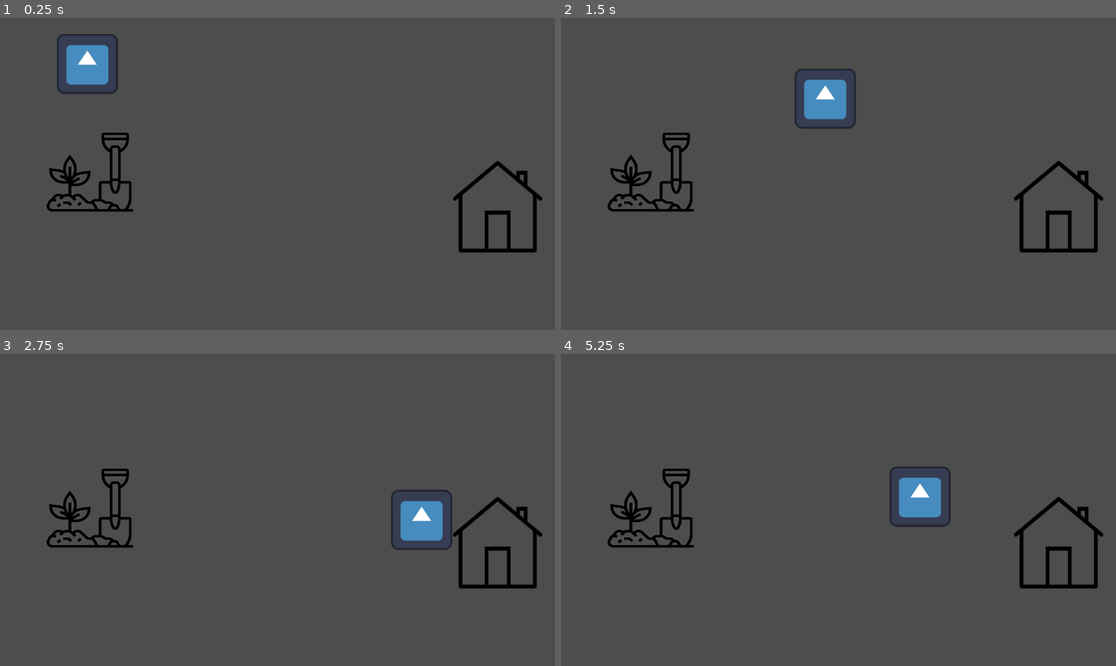
Above: before the commit, frames 1-4 (two rows, left to right).
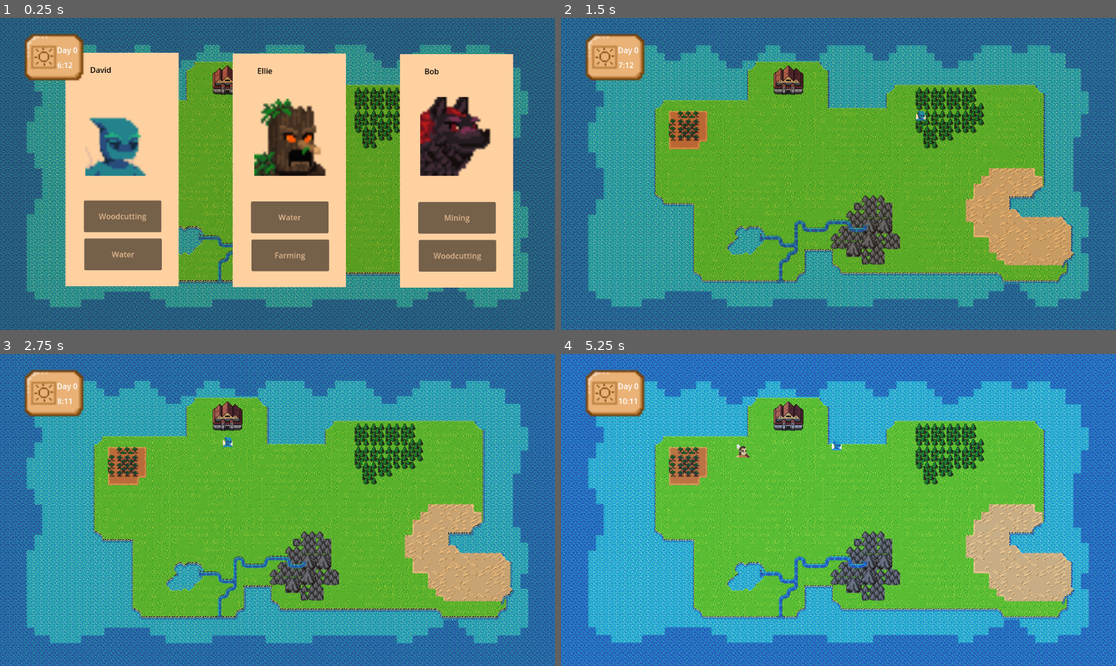
Above: after the commit, the same moments.

Repository: maxhoward/ludum-dare-56
Game: Godot game, scene res://scenes/sandbox/spawn_test_sandbox.tscn
Two runs of this game, one before a commit and one after it. Both use one fixed random seed, a clock stepped at 60 frames per second and the inputs below. Before the commit the project starts from res://scenes/world.tscn. The engine's default icon, where the game draws it, is replaced by a stand-in: a white triangle on a blue panel in a dark square.
Inputs (mouse positions are in pixels of both pictures, inside the frame that each line leads up to):
- Up to frame 1 (0.25 s): no input
- Up to frame 2 (1.5 s): click (683, 217) at 0.5 s, where only the run after the commit has a clickable "Woodcutting"
- Up to frame 3 (2.75 s): no input
- Up to frame 4 (5.25 s): click (683, 553) at 3.5 s, where only the run after the commit has a clickable "Farming"

The runs differ from the first frame. In frame 1, 100% of the frame differs, in the area x 0-100%, y 0-100%; in frame 2, 99%; in frame 3, 99%; in frame 4, 99%.

Commit message:
Linked character picker to spawner

Diff:
--- a/project.godot
+++ b/project.godot
@@ -11,7 +11,7 @@
 [application]
 
 config/name="Ludum Dare 56"
-run/main_scene="res://scenes/world.tscn"
+run/main_scene="res://scenes/sandbox/spawn_test_sandbox.tscn"
 config/features=PackedStringArray("4.3", "GL Compatibility")
 config/icon="res://assets/icon.svg"
 
--- /dev/null
+++ b/scenes/farmer.tscn
@@ -0,0 +1,28 @@
+[gd_scene load_steps=5 format=3 uid="uid://b7n064qn0rbdi"]
+
+[ext_resource type="Script" path="res://scripts/farmer.gd" id="1_dqb8i"]
+[ext_resource type="Script" path="res://scripts/task_behavior.gd" id="2_l06x3"]
+[ext_resource type="Texture2D" uid="uid://cb0mxgsc71vee" path="res://assets/HAS Creature Pack (v.1.4)/centaur/icon_centaur_1_32x32.png" id="3_60kao"]
+
+[sub_resource type="CircleShape2D" id="CircleShape2D_ecw55"]
+
+[node name="Farmer" type="CharacterBody2D"]
+position = Vector2(478, 225)
+scale = Vector2(0.795, 0.795)
+script = ExtResource("1_dqb8i")
+
+[node name="TaskBehavior" type="Node2D" parent="."]
+script = ExtResource("2_l06x3")
+
+[node name="NavigationAgent2D" type="NavigationAgent2D" parent="TaskBehavior"]
+
+[node name="CollisionShape2D" type="CollisionShape2D" parent="."]
+scale = Vector2(2.335, 2.335)
+shape = SubResource("CircleShape2D_ecw55")
+disabled = true
+
+[node name="Sprite2D" type="Sprite2D" parent="."]
+scale = Vector2(1.045, 1.045)
+texture = ExtResource("3_60kao")
+
+[connection signal="task_done" from="TaskBehavior" to="." method="_on_task_behavior_task_done"]
--- a/scenes/jobs_sandbox.tscn
+++ b/scenes/jobs_sandbox.tscn
@@ -1,11 +1,7 @@
-[gd_scene load_steps=7 format=3 uid="uid://2capsiggdf77"]
+[gd_scene load_steps=4 format=3 uid="uid://2capsiggdf77"]
 
 [ext_resource type="PackedScene" uid="uid://cxd8ul1lfhmqw" path="res://scenes/town3.tscn" id="1_5f2ru"]
-[ext_resource type="Script" path="res://scripts/farmer.gd" id="2_1d5yv"]
-[ext_resource type="Texture2D" uid="uid://dle2fcyw6esth" path="res://assets/icon.svg" id="2_71d3c"]
-[ext_resource type="Script" path="res://scripts/task_behavior.gd" id="3_qw21g"]
-
-[sub_resource type="CircleShape2D" id="CircleShape2D_ecw55"]
+[ext_resource type="PackedScene" uid="uid://b7n064qn0rbdi" path="res://scenes/farmer.tscn" id="2_10wh6"]
 
 [sub_resource type="NavigationPolygon" id="NavigationPolygon_jx4an"]
 vertices = PackedVector2Array(572.867, 88.9375, 1014.95, 139.039, 1058.89, 529.781, 834.773, 545.992, 224.383, 536.109, 142.602, 274.438, 363.102, 149.289, 415.883, 71.6016, 572.867, 88.9297, 196.602, 140.367)
@@ -17,26 +13,8 @@
 [node name="Town3" parent="." instance=ExtResource("1_5f2ru")]
 unique_name_in_owner = true
 
-[node name="Farmer" type="CharacterBody2D" parent="Town3"]
-position = Vector2(478, 225)
-scale = Vector2(0.795, 0.795)
-script = ExtResource("2_1d5yv")
-
-[node name="TaskBehavior" type="Node2D" parent="Town3/Farmer"]
-script = ExtResource("3_qw21g")
-
-[node name="NavigationAgent2D" type="NavigationAgent2D" parent="Town3/Farmer/TaskBehavior"]
-
-[node name="CollisionShape2D" type="CollisionShape2D" parent="Town3/Farmer"]
-scale = Vector2(2.335, 2.335)
-shape = SubResource("CircleShape2D_ecw55")
-
-[node name="Sprite2D" type="Sprite2D" parent="Town3/Farmer"]
-scale = Vector2(0.33, 0.33)
-texture = ExtResource("2_71d3c")
+[node name="Farmer" parent="Town3" instance=ExtResource("2_10wh6")]
 
 [node name="NavigationRegion2D" type="NavigationRegion2D" parent="."]
 position = Vector2(6, 3)
 navigation_polygon = SubResource("NavigationPolygon_jx4an")
-
-[connection signal="task_done" from="Town3/Farmer/TaskBehavior" to="Town3/Farmer" method="_on_task_behavior_task_done"]
--- a/scenes/picker.tscn
+++ b/scenes/picker.tscn
@@ -1,9 +1,8 @@
-[gd_scene load_steps=5 format=3 uid="uid://d2ln0vq2gqs58"]
+[gd_scene load_steps=4 format=3 uid="uid://d2ln0vq2gqs58"]
 
 [ext_resource type="Script" path="res://scripts/picker.gd" id="1_gl1eb"]
-[ext_resource type="Texture2D" uid="uid://7m64d8xsu5hm" path="res://assets/hot trash ms paint lil guys/beaver.png" id="1_k7olq"]
-[ext_resource type="Texture2D" uid="uid://cdymqmpx38vy" path="res://assets/hot trash ms paint lil guys/centaur.png" id="2_cg1b4"]
-[ext_resource type="Texture2D" uid="uid://d0ciamhlk4he7" path="res://assets/hot trash ms paint lil guys/stoned_elemental.png" id="3_ab621"]
+[ext_resource type="Texture2D" uid="uid://cb0mxgsc71vee" path="res://assets/HAS Creature Pack (v.1.4)/centaur/icon_centaur_1_32x32.png" id="2_iwvsy"]
+[ext_resource type="Texture2D" uid="uid://ls50e412urb5" path="res://assets/HAS Creature Pack (v.1.4)/centaur/icon_centaur_0_32x32.png" id="3_8yh53"]
 
 [node name="Picker" type="Control"]
 layout_mode = 3
@@ -57,9 +56,9 @@
 
 [node name="Creature1Image" type="Sprite2D" parent="CreatureOption1/ColorRect"]
 unique_name_in_owner = true
-position = Vector2(121, 161)
-scale = Vector2(0.271765, 0.494662)
-texture = ExtResource("1_k7olq")
+position = Vector2(120.834, 175.92)
+scale = Vector2(5, 5)
+texture = ExtResource("2_iwvsy")
 
 [node name="CreatureOption2" type="Node" parent="."]
 
@@ -101,9 +100,9 @@
 
 [node name="Creature2Image" type="Sprite2D" parent="CreatureOption2/ColorRect"]
 unique_name_in_owner = true
-position = Vector2(117, 156)
-scale = Vector2(0.622053, 0.523715)
-texture = ExtResource("2_cg1b4")
+position = Vector2(121.012, 174.405)
+scale = Vector2(4.747, 5)
+texture = ExtResource("3_8yh53")
 
 [node name="CreatureOption3" type="Node" parent="."]
 
@@ -144,9 +143,9 @@
 
 [node name="Creature3Image" type="Sprite2D" parent="CreatureOption3/ColorRect"]
 unique_name_in_owner = true
-position = Vector2(121, 152)
-scale = Vector2(0.469507, 0.481845)
-texture = ExtResource("3_ab621")
+position = Vector2(122, 171)
+scale = Vector2(5, 5.128)
+texture = ExtResource("3_8yh53")
 
 [connection signal="button_down" from="CreatureOption1/ColorRect/Creature1JobA" to="." method="_on_creature_1_job_a_button_down"]
 [connection signal="button_down" from="CreatureOption1/ColorRect/Creature1JobA" to="." method="creature_1_job_1_clicked"]
--- /dev/null
+++ b/scenes/sandbox/spawn_test_sandbox.tscn
@@ -0,0 +1,11 @@
+[gd_scene load_steps=3 format=3 uid="uid://chgrou5xnef42"]
+
+[ext_resource type="PackedScene" uid="uid://cxd8ul1lfhmqw" path="res://scenes/town3.tscn" id="1_k25nw"]
+[ext_resource type="PackedScene" uid="uid://elcu1qavenw6" path="res://friendly_manager.tscn" id="2_2so6e"]
+
+[node name="spawn_test_sandbox" type="Node2D"]
+
+[node name="Town3" parent="." instance=ExtResource("1_k25nw")]
+unique_name_in_owner = true
+
+[node name="friendly_manager" parent="Town3" instance=ExtResource("2_2so6e")]
--- a/scenes/town3.tscn
+++ b/scenes/town3.tscn
@@ -18,7 +18,12 @@
 [sub_resource type="GradientTexture1D" id="GradientTexture1D_xj2gq"]
 gradient = SubResource("Gradient_b8rih")
 
-[node name="Town 2" type="Node2D"]
+[sub_resource type="NavigationPolygon" id="NavigationPolygon_trbwb"]
+vertices = PackedVector2Array(1061.83, 93.8203, 1054.16, 566.938, 147.172, 562.047, 200.93, 79.1484)
+polygons = Array[PackedInt32Array]([PackedInt32Array(0, 1, 2, 3)])
+outlines = Array[PackedVector2Array]([PackedVector2Array(192, 69, 1072, 84, 1064, 577, 136, 572)])
+
+[node name="Town3" type="Node2D"]
 
 [node name="TileMap" type="TileMap" parent="."]
 tile_set = ExtResource("1_a6s5n")
@@ -56,9 +61,10 @@
 tile_set = ExtResource("2_mdbei")
 
 [node name="Area2D" type="Area2D" parent="TileMap/home"]
+position = Vector2(471, 151)
 
 [node name="Doorway" type="CollisionShape2D" parent="TileMap/home/Area2D"]
-position = Vector2(472, 153.75)
+position = Vector2(-1, 0)
 shape = SubResource("RectangleShape2D_lujst")
 
 [node name="CanvasModulate" type="CanvasModulate" parent="."]
@@ -115,5 +121,28 @@
 scale = Vector2(2.75, -2.6875)
 texture = ExtResource("6_5qn1k")
 
+[node name="FarmMarker" type="Marker2D" parent="."]
+unique_name_in_owner = true
+position = Vector2(261, 230)
+
+[node name="HomeMarker" type="Marker2D" parent="."]
+unique_name_in_owner = true
+position = Vector2(471, 179)
+
+[node name="WaterMarker" type="Marker2D" parent="."]
+unique_name_in_owner = true
+position = Vector2(386, 432)
+
+[node name="WoodsMarker" type="Marker2D" parent="."]
+unique_name_in_owner = true
+position = Vector2(803, 204)
+
+[node name="MiningMarker" type="Marker2D" parent="."]
+unique_name_in_owner = true
+position = Vector2(619, 384)
+
+[node name="NavigationRegion2D" type="NavigationRegion2D" parent="."]
+navigation_polygon = SubResource("NavigationPolygon_trbwb")
+
 [connection signal="is_day" from="CanvasModulate" to="CanvasLayer/Clock" method="_on_canvas_modulate_is_day"]
 [connection signal="time_tick" from="CanvasModulate" to="CanvasLayer/Clock" method="_on_canvas_modulate_time_tick"]
--- a/scripts/farmer.gd
+++ b/scripts/farmer.gd
@@ -3,15 +3,20 @@
 @export var SPEED = 300
 
 @onready var task_behavior = $TaskBehavior
+@onready var sprite_2d  = $Sprite2D
 
-@onready var farm_marker: Marker2D = %Town3/%FarmMarker
-@onready var home_marker: Marker2D = %Town3/%HomeMarker
+@onready var mining_marker: Marker2D = get_parent().get_node("%Town3/%MiningMarker")
+@onready var water_marker: Marker2D = get_parent().get_node("%Town3/%WaterMarker")
+@onready var woods_marker: Marker2D = get_parent().get_node("%Town3/%WoodsMarker")
+@onready var farm_marker: Marker2D = get_parent().get_node("%Town3/%FarmMarker")
+@onready var home_marker: Marker2D = get_parent().get_node("%Town3/%HomeMarker")
 
-enum State {GOING_HOME, GOING_TO_FARM, RESTING, FARMING}
+enum State {GOING_HOME, GOING_TO_WORK, RESTING, WORKING}
 var state = State.GOING_HOME
+var work_location : Vector2
 
 func _physics_process(delta: float) -> void:
-	if state in [State.GOING_HOME, State.GOING_TO_FARM]:
+	if state in [State.GOING_HOME, State.GOING_TO_WORK]:
 		if task_behavior.is_at_location():
 			transition_state()
 			task_behavior.do_task()
@@ -24,20 +29,35 @@
 		State.GOING_HOME:
 			set_state(State.RESTING)
 		State.RESTING:
-			set_state(State.GOING_TO_FARM)
-		State.GOING_TO_FARM:
-			set_state(State.FARMING)
-		State.FARMING:
+			set_state(State.GOING_TO_WORK)
+		State.GOING_TO_WORK:
+			set_state(State.WORKING)
+		State.WORKING:
 			set_state(State.GOING_HOME)
 
 func set_state(new_state: State):
 	match state:
-		State.GOING_TO_FARM:
-			task_behavior.set_task_location(farm_marker.global_position)
+		State.GOING_TO_WORK:
+			task_behavior.set_task_location(work_location)
 		State.GOING_HOME:
 			task_behavior.set_task_location(home_marker.global_position)
 	state = new_state
 
+func set_job(new_job: FriendlyCreature.Job):
+	match new_job:
+		FriendlyCreature.Job.FARMING:
+			work_location = farm_marker.global_position
+		FriendlyCreature.Job.MINING:
+			work_location = mining_marker.global_position
+		FriendlyCreature.Job.WATER:
+			work_location = water_marker.global_position
+		FriendlyCreature.Job.WOODCUTTING:
+			work_location = woods_marker.global_position
+		var unknown_job:
+			print("unbound job: " + FriendlyCreature.Job.keys()[unknown_job])
+
+func set_appearance(texture : CompressedTexture2D):
+	sprite_2d.texture = texture
 
 func _on_task_behavior_task_done() -> void:
 	transition_state()
--- a/scripts/friendly_manager.gd
+++ b/scripts/friendly_manager.gd
@@ -1,12 +1,14 @@
 extends Node
 
 @export var creatures : Array[FriendlyCreature]
-@export var base_unit_selection_period_secs = 5
+@export var base_unit_selection_period_secs = 3
 @onready var picker = %Picker
+
+var farmer = preload("res://scenes/farmer.tscn")
 
 var is_currently_selecting = false
 var unselected_creatures = []
-var selections_queued = 3
+var selections_queued = 1
 
 # Called when the node enters the scene tree for the first time.
 func _ready() -> void:
@@ -17,6 +19,10 @@
 func _process(delta: float) -> void:
 	if selections_queued && not is_currently_selecting:
 		offer_creature_selection()
+		get_tree().create_timer(base_unit_selection_period_secs).timeout.connect(add_selection_to_queue)
+
+func add_selection_to_queue():
+	selections_queued += 1
 
 func offer_creature_selection() -> void:
 	print(unselected_creatures.size())
@@ -28,11 +34,16 @@
 
 func handle_selection(creature: FriendlyCreature) -> void:
 	close_selection_menu()
+	is_currently_selecting = false
 	spawn_creature(creature)
 
 func spawn_creature(creature: FriendlyCreature) -> void:
 	print("making a lil guy named " + creature.creature_name)
-	is_currently_selecting = false
+	var guy = farmer.instantiate()
+	guy.position = %Town3/%HomeMarker.global_position
+	add_sibling(guy)
+	guy.set_appearance(creature.picker_thumbnail)
+	guy.set_job(creature.assigned_job)
 
 func open_selection_menu() -> void:
 	picker.propagate_call("set_visible", [true])
--- a/scripts/picker.gd
+++ b/scripts/picker.gd
@@ -16,15 +16,25 @@
 func set_creatures(new_creatures: Array[FriendlyCreature]):
 	creatures = new_creatures
 	%Creature1Name.text = creatures[0].creature_name
+	%Creature1JobA.text = FriendlyCreature.Job.keys()[creatures[0].allowed_jobs[0]].to_pascal_case()
+	%Creature1JobB.text = FriendlyCreature.Job.keys()[creatures[0].allowed_jobs[1]].to_pascal_case()
+	%Creature1Image.texture = creatures[0].picker_thumbnail
+
 	%Creature2Name.text = creatures[1].creature_name
+	%Creature2JobA.text = FriendlyCreature.Job.keys()[creatures[1].allowed_jobs[0]].to_pascal_case()
+	%Creature2JobB.text = FriendlyCreature.Job.keys()[creatures[1].allowed_jobs[1]].to_pascal_case()
+	%Creature2Image.texture = creatures[1].picker_thumbnail
+
 	%Creature3Name.text = creatures[2].creature_name
+	%Creature3JobA.text = FriendlyCreature.Job.keys()[creatures[2].allowed_jobs[0]].to_pascal_case()
+	%Creature3JobB.text = FriendlyCreature.Job.keys()[creatures[2].allowed_jobs[1]].to_pascal_case()
+	%Creature3Image.texture = creatures[2].picker_thumbnail
 
 func _on_creature_1_job_a_button_down() -> void:
 	creatures[0].assign_first_job()
 	print("creature selected!")
 	creature_selected.emit(creatures[0])
 	pass
-
 
 func _on_creature_1_job_b_button_down() -> void:
 	creatures[0].assign_second_job()
--- a/scripts/task_behavior.gd
+++ b/scripts/task_behavior.gd
@@ -11,7 +11,6 @@
 	navigation_agent.target_position = new_task_location
 
 func is_at_location() -> bool:
-	assert(navigation_agent.is_target_reachable(), "Location unreachable")
 	return navigation_agent.is_navigation_finished()
 
 func get_task_direction(current_location: Vector2):
Not shown: 1 places in scenes/town3.tscn that only renumber resources
